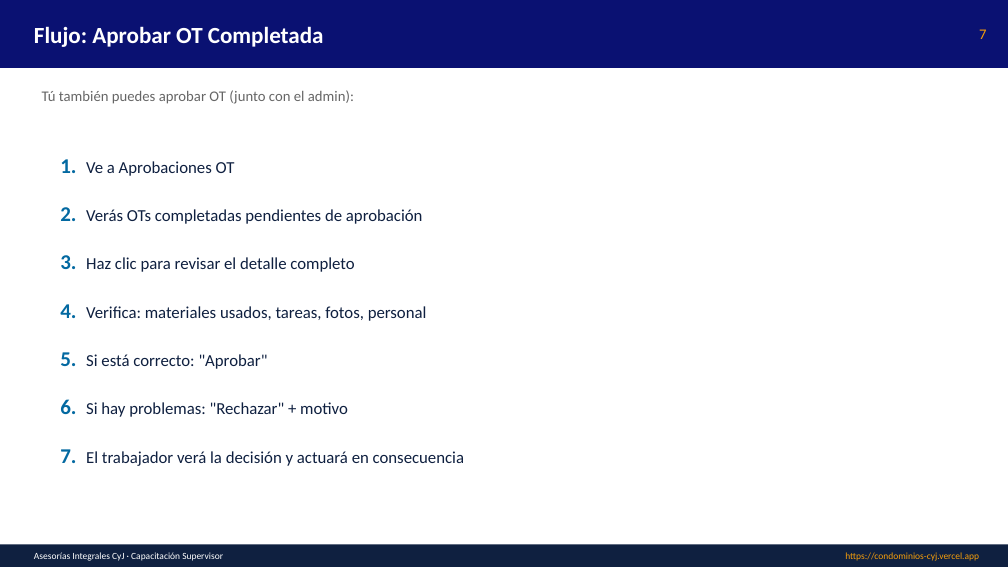
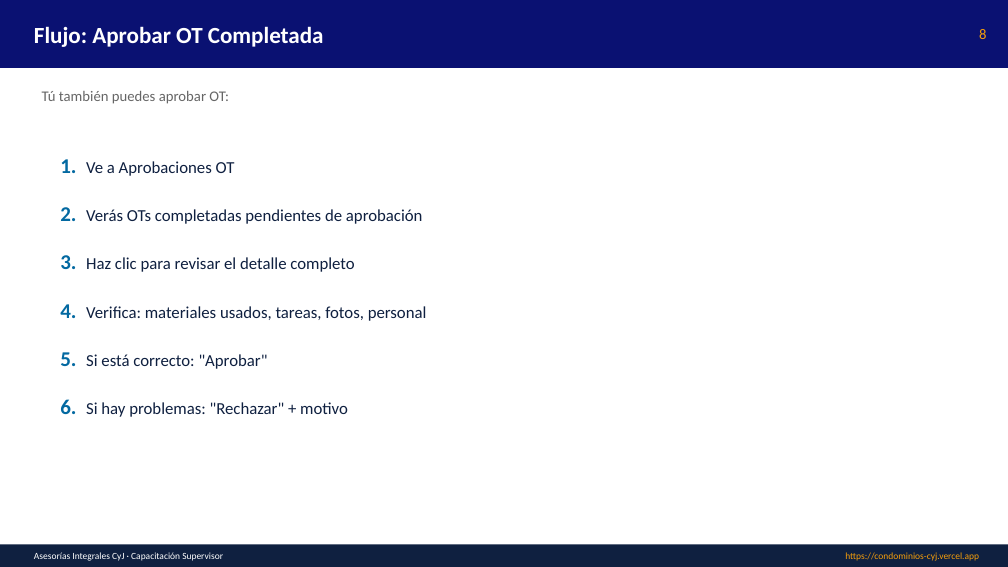
Before and after one commit to asesoriasintegralescyj-stack/condominios-cyj, a slide deck: slide 8 of public/manuales/Capacitacion_Supervisor.pptx (slide 7 before the commit). Drawn at 1008x567 pixels with LibreOffice and Linux fonts; fonts in the diff are those of the drawing. Boxes give left, top, right and bottom in pixels: in the first picture for what was removed or moved away, otherwise in the second. Text is boxed around its words. In the diff, an @@ line names an element or a change of style, - is before the commit and + after.

Commit message:
docs: manuales y capacitaciones con capturas de pantalla reales (v1.1)
- 16 capturas de pantalla del sistema real agregadas a /public/manuales/imagenes/
- Manual Word actualizado con imágenes embebidas en cada sección (3.1 MB)
- 6 capacitaciones PPT actualizadas con slides de capturas:
  * Administrador: 14 slides con 9 capturas (1.3 MB)
  * Supervisor: 12 slides con 5 capturas (699 KB)
  * Usuario: 10 slides con 4 capturas (536 KB)
  * Personal: 9 slides con 3 capturas (449 KB)
  * Auditor: 9 slides con 4 capturas (525 KB)
  * Guardia: 9 slides con 2 capturas (776 KB)
- Versión actualizada a v1.1 en ManualesModule y manuales-guardia

Capturas incluidas:
01_login, 02_dashboard, 03_ot_listado, 04_proyectos, 05_rondas,
06_solicitudes_compra, 07_usuarios, 08_permisos, 09_manuales,
10_ot_crear, 11_sc_crear, 12_usuario_crear, 13_recuperar_password,
14_guardia_rondas, 15_guardia_manuales, 16_reset_password

```diff
--- a/public/manuales/Capacitacion_Supervisor.pptx
+++ b/public/manuales/Capacitacion_Supervisor.pptx
@@ text at (x1=979, y1=29, x2=986, y2=39): text changed @@
-7
+8
@@ text at (x1=42, y1=91, x2=229, y2=104): text changed @@
-Tú también puedes aprobar OT (junto con el admin):
+Tú también puedes aprobar OT:
@@ text at (x1=60, y1=449, x2=464, y2=466): paragraph removed @@
-7. El trabajador verá la decisión y actuará en consecuencia
```
Also in this commit, not shown: 9 other slides changed, 2 slides added, 24 other files.
